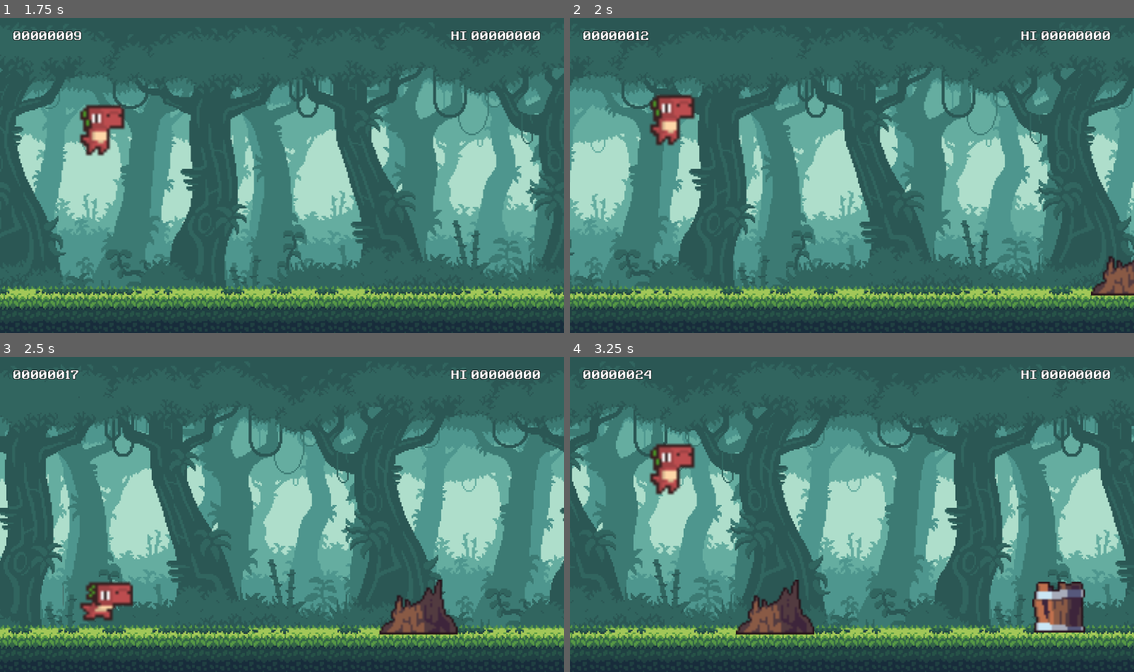
Above: before the commit, frames 1-4 (two rows, left to right).
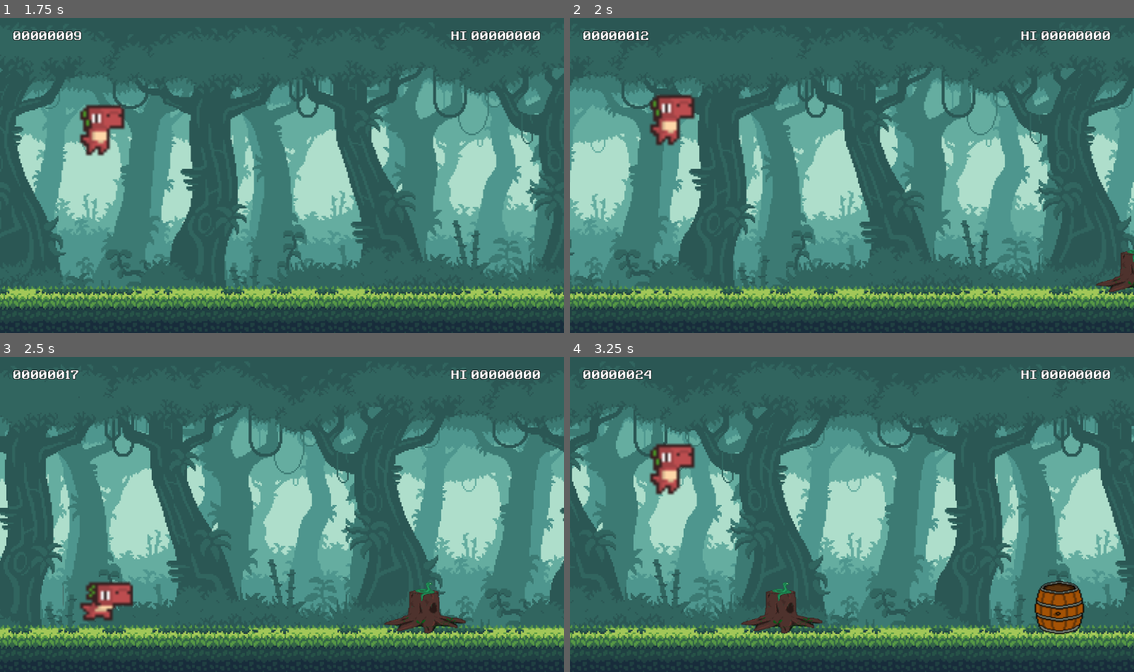
Above: after the commit, the same moments.

Repository: sasikiran1208/Dino_T-rex
Game: Godot game, scene res://Scenes/World.tscn
Same seed, same stepped clock (60 frames per second), same inputs: the game is played once before the commit and once after it.
Inputs:
- Up to frame 1 (1.75 s): hold S (Bow) 0.53-1.28 s; tap Space (Jump) at 0.77, 1.52 s; tap S (Bow) at 1.35 s
- Up to frame 2 (2 s): no input
- Up to frame 3 (2.5 s): hold S (Bow) from 2.03 s (still down)
- Up to frame 4 (3.25 s): release S (Bow) at 2.78 s; tap S (Bow) at 2.85 s; tap Space (Jump) at 3.02 s

Frame 1 is identical in both runs. In frame 2, 0.7% of the frame differs, in the area x 92-100%, y 73-89%; in frame 3, 1.2%; in frame 4, 2.6%, in the area x 29-92%, y 70-89%.

Commit message:
last min modifications

Diff:
--- a/Scenes/Barrel.tscn
+++ b/Scenes/Barrel.tscn
@@ -1,13 +1,15 @@
 [gd_scene load_steps=3 format=3 uid="uid://m0keqo8n152t"]
 
-[ext_resource type="Script" path="res://Script/Barrel.gd" id="1_6guck"]
-[ext_resource type="Texture2D" uid="uid://c2na8iq62xim6" path="res://Assets/img/obstacles/barrel.png" id="2_46tjv"]
+[ext_resource type="Script" uid="uid://c2fb1otm8rl34" path="res://Script/Barrel.gd" id="1_6guck"]
+[ext_resource type="Texture2D" uid="uid://dy5mlo2ks7qnv" path="res://Assets/img/obstacles/barrel.png" id="2_46tjv"]
 
 [node name="Barrel" type="Area2D"]
 scale = Vector2(4, 4)
 script = ExtResource("1_6guck")
 
 [node name="Sprite2D" type="Sprite2D" parent="."]
+position = Vector2(1.6249989, -0.24999905)
+scale = Vector2(0.62890625, 0.453125)
 texture = ExtResource("2_46tjv")
 
 [node name="CollisionPolygon2D" type="CollisionPolygon2D" parent="."]
--- a/Scenes/Rock.tscn
+++ b/Scenes/Rock.tscn
@@ -1,17 +1,19 @@
 [gd_scene load_steps=3 format=3 uid="uid://1050fgdnsldv"]
 
-[ext_resource type="Script" path="res://Script/Rock.gd" id="1_se2m0"]
-[ext_resource type="Texture2D" uid="uid://dkw6thaio0hfe" path="res://Assets/img/obstacles/rock.png" id="2_j5ywx"]
+[ext_resource type="Script" uid="uid://o1f763r5h5au" path="res://Script/Rock.gd" id="1_se2m0"]
+[ext_resource type="Texture2D" uid="uid://dsmlsuwp6le4i" path="res://Assets/img/obstacles/rock.png" id="2_j5ywx"]
 
 [node name="Rock" type="Area2D"]
 scale = Vector2(2, 2)
 script = ExtResource("1_se2m0")
 
 [node name="Sprite2D" type="Sprite2D" parent="."]
+position = Vector2(-7.249998, 2)
+scale = Vector2(0.259375, 0.15625)
 texture = ExtResource("2_j5ywx")
 
 [node name="CollisionPolygon2D" type="CollisionPolygon2D" parent="."]
 scale = Vector2(3.82609, 2.51429)
-polygon = PackedVector2Array(-6.79545, 5.96591, -6.79545, 5. …(639 unchanged characters)… .522727, -3.97727, -0.261364, -3.97727, -0.261364, -3.18182, 0, -3.18182, 0, -2.78409, 1.56818, -2.78409, 1.56818, -2.38636, 2.09091, -2.38636, 2.09091, -1.98864, 2.35227, -1.98864, 2.35227, -1.59091, 2.61364, -1.59091, 2.61364, -1.19318, 2.875, -1.19318, 2.875, -0.795455, 3.13636, -0.795455, 3.13636, -0.397727, 3.39773, -0.397727, 3.39773, 0.397727, 3.65909, 0.397727, 3.65909, 1.19318, 3.92045, 1.19318, 3.92045, 1.59091, 4.18182, 1.59091, 4.18182, 1.98864, 4.44318, 1.98864, 4.44318, 2.38636, 5.48864, 2.38636, 5.48864, 2.78409, 6.01136, 2.78409, 6.01136, 3.18182, 6.27273, 3.18182, 6.27273, 3.57955, 6.53409, 3.57955, 6.53409, 3.97727, 6.79545, 3.97727, 6.79545, 4.77273, 7.05682, 4.77273, 7.05682, 5.17045, 7.31818, 5.17045, 7.31818, 5.96591)
+polygon = PackedVector2Array(-6.79545, 5.96591, -6.79545, 5. …(639 unchanged characters)… .522727, -3.97727, -0.261364, -3.97727, 0, -3.7784023, -0.13068171, -3.579539, 0, -2.78409, 1.5681806, -3.3806758, 1.829544, -3.1818125, 2.09091, -2.38636, 2.09091, -1.98864, 2.35227, -1.98864, 2.35227, -1.59091, 2.61364, -1.59091, 2.61364, -1.19318, 2.875, -1.19318, 2.875, -0.795455, 3.13636, -0.795455, 3.13636, -0.397727, 3.39773, -0.397727, 3.39773, 0.397727, 3.65909, 0.397727, 3.65909, 1.19318, 3.92045, 1.19318, 3.92045, 1.59091, 4.18182, 1.59091, 4.18182, 1.98864, 4.44318, 1.98864, 4.44318, 2.38636, 3.659088, 2.3863595, 3.3977244, 3.1818125, 3.3977244, 3.579539, 3.659088, 2.9829493, 3.3977244, 3.1818125, 3.1363611, 3.7784023, 3.0056794, 3.9772656, 2.8749976, 4.176129, 2.613634, 4.3749924, 2.613634, 4.772719, 2.4829524, 5.1704454, 2.221589, 5.3693085, 2.0909073, 5.767035, 1.829544, 5.9658985)
 
 [connection signal="body_entered" from="." to="." method="_on_body_entered"]
--- a/Scenes/Tree.tscn
+++ b/Scenes/Tree.tscn
@@ -1,17 +1,19 @@
 [gd_scene load_steps=3 format=3 uid="uid://bpxr884prt76"]
 
-[ext_resource type="Texture2D" uid="uid://ca01iuenpdkvj" path="res://Assets/img/obstacles/stump.png" id="1_7t33j"]
-[ext_resource type="Script" path="res://Script/Tree.gd" id="1_aetn0"]
+[ext_resource type="Texture2D" uid="uid://ch1l3pxk7gc0g" path="res://Assets/img/obstacles/stump.png" id="1_7t33j"]
+[ext_resource type="Script" uid="uid://bkytwyfw2s4me" path="res://Script/Tree.gd" id="1_aetn0"]
 
 [node name="Tree" type="Area2D"]
 scale = Vector2(2, 2)
 script = ExtResource("1_aetn0")
 
 [node name="Sprite2D" type="Sprite2D" parent="."]
-scale = Vector2(2, 2)
+position = Vector2(7.187503, 0.25000188)
+scale = Vector2(0.3717593, 0.20925929)
 texture = ExtResource("1_7t33j")
 
 [node name="CollisionPolygon2D" type="CollisionPolygon2D" parent="."]
+position = Vector2(-0.5, -6)
 polygon = PackedVector2Array(-40, 28, -40, 24, -38, 24, -38, 20, -36, 20, -36, 18, -34, 18, -34, 16, -30, 16, -30, 13.5 …(487 unchanged characters)…
 
 [connection signal="body_entered" from="." to="." method="_on_body_entered"]
Not shown, added: Assets/exchange.png.import
Not shown, added: Assets/img/background/ground.png.import
Not shown, added: Assets/img/background/plx-1.png.import
Not shown, added: Assets/img/background/plx-2.png.import
Not shown, added: Assets/img/background/plx-3.png.import
Not shown, added: Assets/img/background/plx-4.png.import
Not shown, added: Assets/img/background/plx-5.png.import
Not shown, added: Assets/img/barrel.png.import
Not shown, added: Assets/img/mort.png.import
Not shown, added: Assets/img/obstacles/Bird.png.import
Binary file changed: Assets/img/obstacles/barrel.png
Not shown, added: Assets/img/obstacles/barrel.png.import
(and 18 more such lines)
